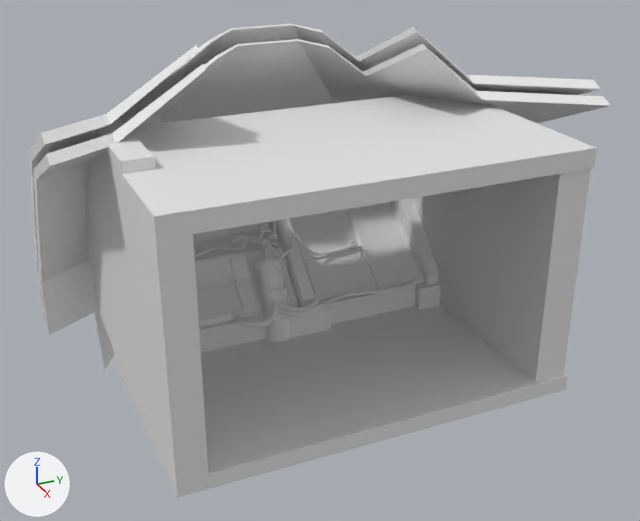
An edit to the FBX model Assets/3d/Cock pit.fbx, drawn before and after from the same camera.
The view is the same before and after, from a camera (50 mm lens) standing at (16.0, -6.25, 7.76) and looking at (1.17, 0.42, 0.34). The axes (+X, +Y, +Z) are drawn at lower left. The lights are the same throughout. The picture after the commit comes second. Where no turn or scale is listed for an object, it has been applied to the vertices.

The scene before the commit, as lines of its bpy script (objects in view):
```python
me_cube_007 = bpy.data.meshes.new('Cube.007')
me_cube_007.from_pydata(...)  # 152 vertices, 150 faces; spans x -0.95..1.18, y 3.01..3.36, z -0.55..1.64
me_cube_011 = bpy.data.meshes.new('Cube.011')
me_cube_011.from_pydata(...)  # 64 vertices, 62 faces; spans x -2.72..3.24, y -4.71..5.52, z -1.63..4.68
me_cube_012 = bpy.data.meshes.new('Cube.012')
me_cube_012.from_pydata(...)  # 72 vertices, 70 faces; spans x -3.05..2.91, y -4.71..5.52, z -3.08..4.93
ob_cushon_001 = bpy.data.objects.new('Cushon.001', me_cube_007)
ob_cushon_001.location = (0.0, 0.0, 0.0)
ob_glass = bpy.data.objects.new('Glass', me_cube_011)
ob_glass.location = (0.0, 0.0, 0.0)
ob_glass_001 = bpy.data.objects.new('Glass.001', me_cube_012)
ob_glass_001.location = (0.0, 0.0, 0.0)
# also in view: 'Cushon' at (0.11, 0.16, 0.54); 'BatteryCondom' at (0.82, -0.48, -0.43); 'bASE' at (0.28, 0.1, -0.98); 'Scock.002' at (-0.22, 3.19, 0.33); 'Cockpit' at (1.38, 0.12, 0.98)
```
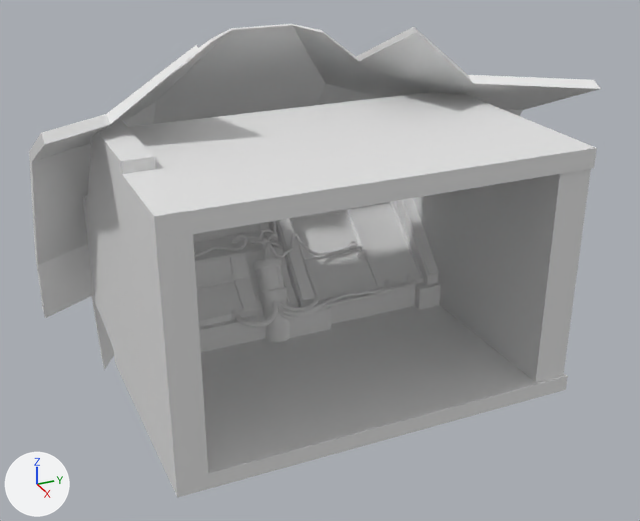
What differs and where, as boxes (x1, y1, x2, y2) in the pictures (640 x 521 px):
'Glass', deleted: before (33, 39, 611, 335)
'Glass.001', unchanged, uncovered by the edit: (29, 24, 601, 370) in both

Diff of the bpy script that builds the scene:
```diff
--- a/Assets/3d/Cock pit.fbx.py
+++ b/Assets/3d/Cock pit.fbx.py
@@ ob_glass @@
-ob_glass = bpy.data.objects.new('Glass', me_cube_011)
-ob_glass.location = (0.0, 0.0, 0.0)
```
